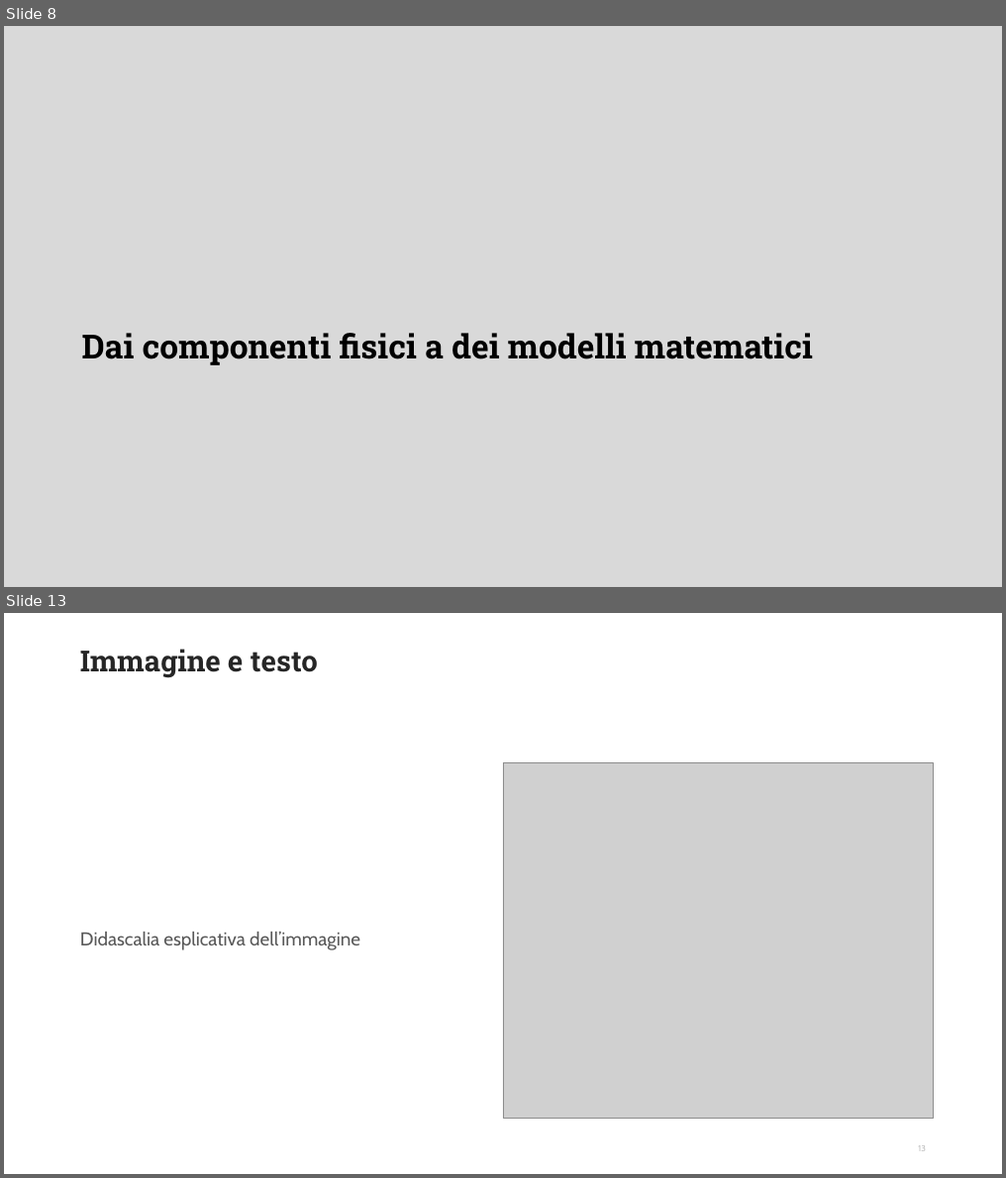
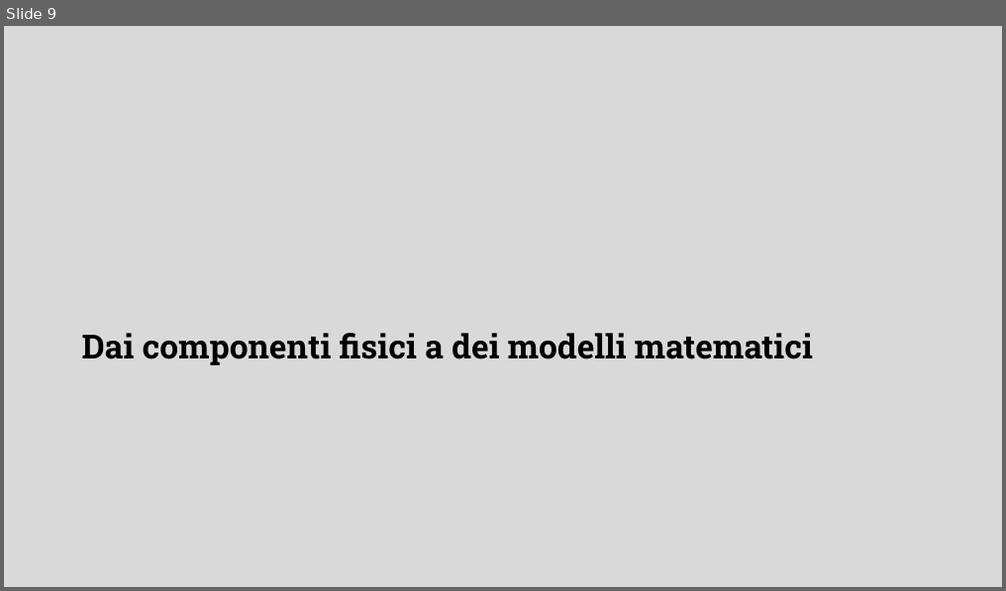
Before and after one commit to DanieleFerretti03/tesi-enigma, a slide deck: presentazione.odp. Shown one above the other, each under a label of ours: slides 8 and 13 before the commit, slide 9 after it; the slides between them are not shown. The pictures are 1006x1178 and 1006x591 pixels, drawn with LibreOffice and Linux fonts; fonts in the diff are those of the drawing; grey boxes stand for pictures; background and template pictures are left out. Boxes give left, top, right and bottom in pixels: in the first picture for what was removed or moved away, otherwise in the second. Text is boxed around its words. In the diff, an @@ line names an element or a change of style, - is before the commit and + after.

Commit message:
Aggiunta immagine e continuo presentazione

```diff
--- a/presentazione.odp
+++ b/presentazione.odp
@@ slide 13 removed at bbox=[4, 613, 1002, 1174], background #FFFFFF @@
@@ title removed at bbox=[80, 649, 318, 678] @@
-Immagine e testo
@@ picture removed at bbox=[503, 762, 934, 1119] @@
@@ text removed at bbox=[80, 932, 360, 951] @@
-Didascalia esplicativa dell’immagine
@@ page number removed at bbox=[918, 1146, 926, 1152] @@
-13
@@ what was slide 8 is now slide 9 @@
```
Also in this commit, not shown: 1 slide changed, 13 slides added, 8 other slides removed, 2 other files.
